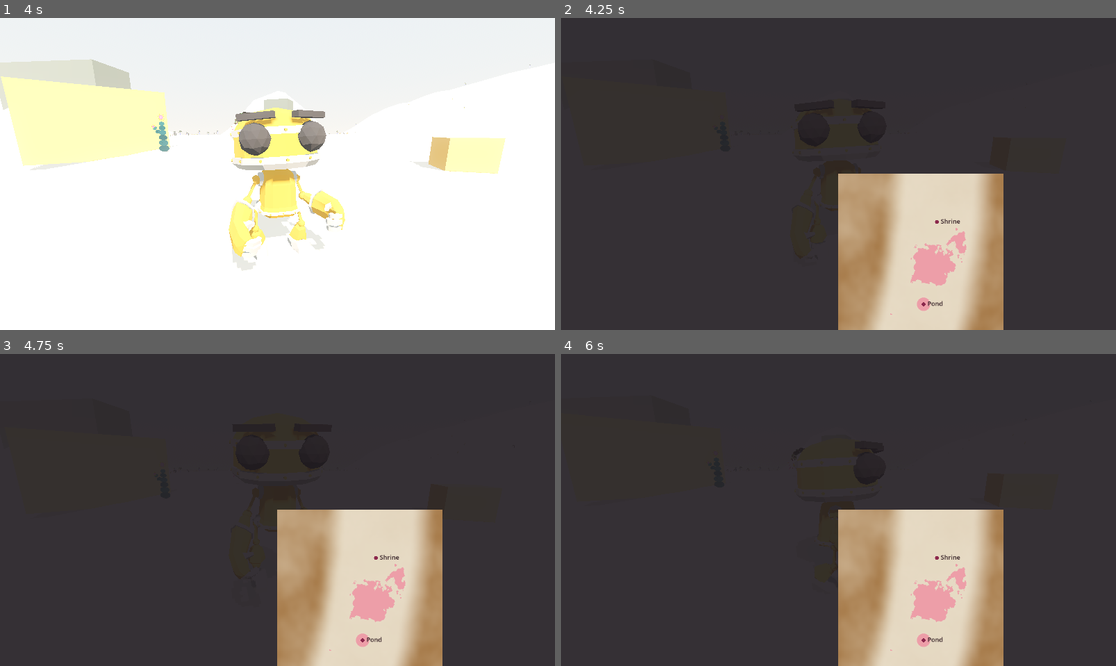
Above: before the commit, frames 1-4 (two rows, left to right).
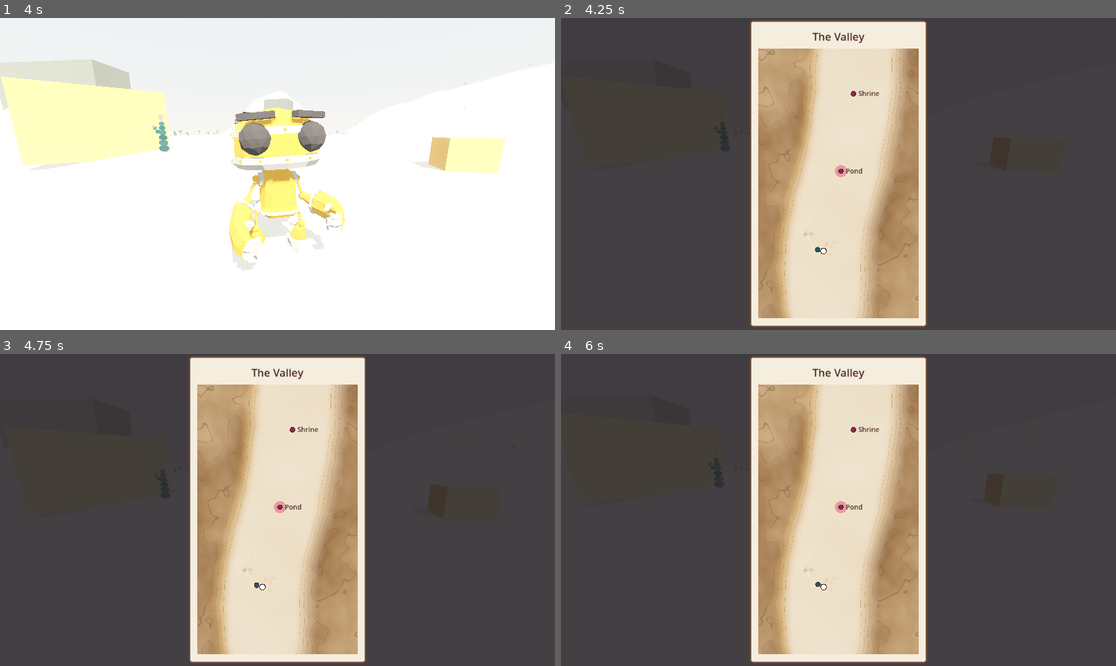
Above: after the commit, the same moments.

Repository: nicco-b/valley
Game: Godot game, scene res://game/world/valley.tscn
Same seed, same stepped clock (60 frames per second), same inputs: the game is played once before the commit and once after it.
Inputs (mouse positions are in pixels of both pictures, inside the frame that each line leads up to):
- Up to frame 1 (4 s): tap Enter at 0.5 s; move the mouse to (305, 174) at 0.52 s; hold ] (brush_bigger) 0.53-1.28 s; hold E (god_up) from 0.53 s (still down); click (305, 174) at 0.67 s; tap Space (jump) at 0.77, 1.52, 3.02, 3.77 s; move the mouse to (249, 174) at 1.27 s; tap [ (brush_smaller) at 1.35 s; move the mouse to (288, 167) at 2.02 s; hold Tab (god_tool) 2.03-2.78 s; move the mouse to (271, 180) at 2.77 s; tap Z (god_undo) at 2.85 s; click (271, 180) at 2.92 s; move the mouse to (316, 177) at 3.52 s; tap C (sit) at 3.6 s
- Up to frame 2 (4.25 s): keep holding E (god_up); tap M (map) at 4.15 s
- Up to frame 3 (4.75 s): keep holding E (god_up); move the mouse to (233, 506) at 4.27 s; tap Shift (sprint) at 4.35 s; tap Space (jump) at 4.52 s
- Up to frame 4 (6 s): move the mouse to (844, 510) at 5.02 s; tap 1 at 5.1 s; click (844, 510) at 5.17 s; move the mouse to (816, 503) at 5.77 s; release E (god_up) at 5.78 s; hold D (move_right) from 5.78 s (still down); tap ] (brush_bigger) at 5.85 s

Frame 1 is identical in both runs. In frame 2, 38% of the frame differs, in the area x 34-80%, y 0-100%; in frame 3, 38%; in frame 4, 38%.

Commit message:
Map overhaul: pond-only water, contours, parchment panel
Water tint now requires being inside an actual basin (the noise floor
was rendering as pink blotches everywhere). Banded elevation ramp,
stronger west-lit hillshade, 10m contour lines on the heights, higher
resolution, and a framed parchment panel with title.

Co-Authored-By: Claude Fable 5 <noreply@anthropic.com>

Diff:
--- a/game/ui/map_screen.gd
+++ b/game/ui/map_screen.gd
@@ -3,12 +3,17 @@
 ## valley area — the functional map that her illustrated map will one day
 ## be traced from. Re-renders after god-mode terrain edits.
 
-const WORLD := Rect2(-250, -800, 620, 1060)  # world-space area shown (x, z)
-const IMG_W := 372
-const IMG_H := 636
-const COLOR_LOW := Color(0.92, 0.88, 0.80)
-const COLOR_HIGH := Color(0.66, 0.49, 0.30)
-const COLOR_WATER := Color(0.93, 0.62, 0.66)
+const WORLD := Rect2(-260, -800, 640, 1080)  # world-space area shown (x, z)
+const IMG_W := 480
+const IMG_H := 810
+const DISPLAY_H := 560.0
+
+const COLOR_FLOOR := Color(0.945, 0.905, 0.83)
+const COLOR_MID := Color(0.875, 0.76, 0.585)
+const COLOR_HIGH := Color(0.62, 0.46, 0.30)
+const COLOR_WATER := Color(0.92, 0.60, 0.64)
+const COLOR_CONTOUR := Color(0.52, 0.40, 0.28)
+const COLOR_INK := Color(0.30, 0.17, 0.16)
 const MARKS := [["Shrine", Vector2(120, -620)], ["Pond", Vector2(70, -310)]]
 
 var _dirty := true
@@ -21,16 +26,40 @@
 	visible = false
 
 	var bg := ColorRect.new()
-	bg.color = Color(0.10, 0.08, 0.10, 0.88)
+	bg.color = Color(0.10, 0.08, 0.10, 0.82)
 	bg.set_anchors_preset(Control.PRESET_FULL_RECT)
 	add_child(bg)
 
+	var center := CenterContainer.new()
+	center.set_anchors_preset(Control.PRESET_FULL_RECT)
+	add_child(center)
+
+	var panel := PanelContainer.new()
+	var style := StyleBoxFlat.new()
+	style.bg_color = Color(0.96, 0.93, 0.865)
+	style.border_color = Color(0.45, 0.32, 0.24)
+	style.set_border_width_all(3)
+	style.set_corner_radius_all(6)
+	style.set_content_margin_all(18)
+	panel.add_theme_stylebox_override("panel", style)
+	center.add_child(panel)
+
+	var vbox := VBoxContainer.new()
+	vbox.add_theme_constant_override("separation", 10)
+	panel.add_child(vbox)
+
+	var title := Label.new()
+	title.text = "The Valley"
+	title.horizontal_alignment = HORIZONTAL_ALIGNMENT_CENTER
+	title.add_theme_color_override("font_color", COLOR_INK)
+	title.add_theme_font_size_override("font_size", 22)
+	vbox.add_child(title)
+
 	_map_rect = TextureRect.new()
-	_map_rect.set_anchors_preset(Control.PRESET_CENTER)
-	_map_rect.custom_minimum_size = Vector2(IMG_W, IMG_H) * 0.92
+	_map_rect.custom_minimum_size = Vector2(DISPLAY_H * IMG_W / IMG_H, DISPLAY_H)
 	_map_rect.expand_mode = TextureRect.EXPAND_IGNORE_SIZE
 	_map_rect.stretch_mode = TextureRect.STRETCH_SCALE
-	add_child(_map_rect)
+	vbox.add_child(_map_rect)
 
 	_markers = Control.new()
 	_markers.set_anchors_preset(Control.PRESET_FULL_RECT)
@@ -52,6 +81,15 @@
 		_markers.queue_redraw()
 
 
+func _is_water(wx: float, wz: float, h: float) -> bool:
+	if h > -0.95:
+		return false
+	for b in Terrain.BASINS:
+		if Vector2(wx - b[0], wz - b[1]).length() < b[2]:
+			return true
+	return false
+
+
 func _render() -> void:
 	var img := Image.create(IMG_W, IMG_H, false, Image.FORMAT_RGB8)
 	for py in IMG_H:
@@ -60,12 +98,20 @@
 			var wx := WORLD.position.x + (px + 0.5) / float(IMG_W) * WORLD.size.x
 			var h: float = Terrain.height(wx, wz)
 			var col: Color
-			if h < -0.85:
+			if _is_water(wx, wz, h):
 				col = COLOR_WATER
 			else:
-				col = COLOR_LOW.lerp(COLOR_HIGH, clampf((h + 4.0) / 55.0, 0.0, 1.0))
-				var west: float = Terrain.height(wx - 4.0, wz)
-				col = col.lightened(clampf((h - west) * 0.03, -0.12, 0.12))
+				var t := clampf((h + 3.0) / 58.0, 0.0, 1.0)
+				if t < 0.35:
+					col = COLOR_FLOOR.lerp(COLOR_MID, t / 0.35)
+				else:
+					col = COLOR_MID.lerp(COLOR_HIGH, (t - 0.35) / 0.65)
+				# Hillshade lit from the west.
+				var west: float = Terrain.height(wx - 5.0, wz)
+				col = col.lightened(clampf((h - west) * 0.05, -0.18, 0.18))
+				# Contour lines every 10m above the floor.
+				if h > 4.0 and fposmod(h, 10.0) < 0.5:
+					col = col.lerp(COLOR_CONTOUR, 0.45)
 			img.set_pixel(px, py, col)
 	_map_rect.texture = ImageTexture.create_from_image(img)
 	_dirty = false
@@ -83,15 +129,17 @@
 	var font := _markers.get_theme_default_font()
 	for m in MARKS:
 		var p: Vector2 = _map_point(m[1])
-		_markers.draw_circle(p, 4.0, Color(0.55, 0.16, 0.30))
-		_markers.draw_string(font, p + Vector2(8, 4), m[0],
-				HORIZONTAL_ALIGNMENT_LEFT, -1, 13, Color(0.2, 0.12, 0.14))
+		_markers.draw_circle(p, 5.0, Color(0.55, 0.16, 0.30))
+		_markers.draw_circle(p, 5.0, COLOR_INK, false, 1.2)
+		_markers.draw_string(font, p + Vector2(10, 5), m[0],
+				HORIZONTAL_ALIGNMENT_LEFT, -1, 14, COLOR_INK)
 	var npc := _markers.get_tree().get_first_node_in_group("npc")
 	if npc:
 		var p := _map_point(Vector2(npc.global_position.x, npc.global_position.z))
-		_markers.draw_circle(p, 4.0, Color(0.13, 0.35, 0.37))
+		_markers.draw_circle(p, 5.0, Color(0.13, 0.35, 0.37))
+		_markers.draw_circle(p, 5.0, COLOR_INK, false, 1.2)
 	var player := _markers.get_tree().get_first_node_in_group("player")
 	if player:
 		var p := _map_point(Vector2(player.global_position.x, player.global_position.z))
-		_markers.draw_circle(p, 5.0, Color.WHITE)
-		_markers.draw_circle(p, 5.0, Color(0.2, 0.2, 0.2), false, 1.5)
+		_markers.draw_circle(p, 6.0, Color.WHITE)
+		_markers.draw_circle(p, 6.0, COLOR_INK, false, 1.5)
